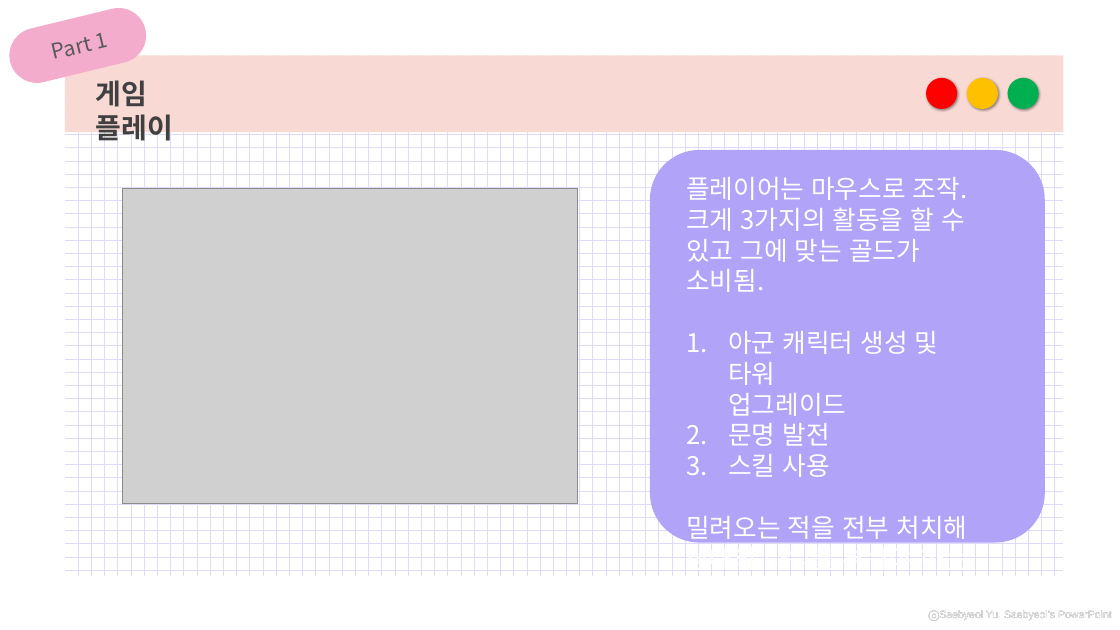
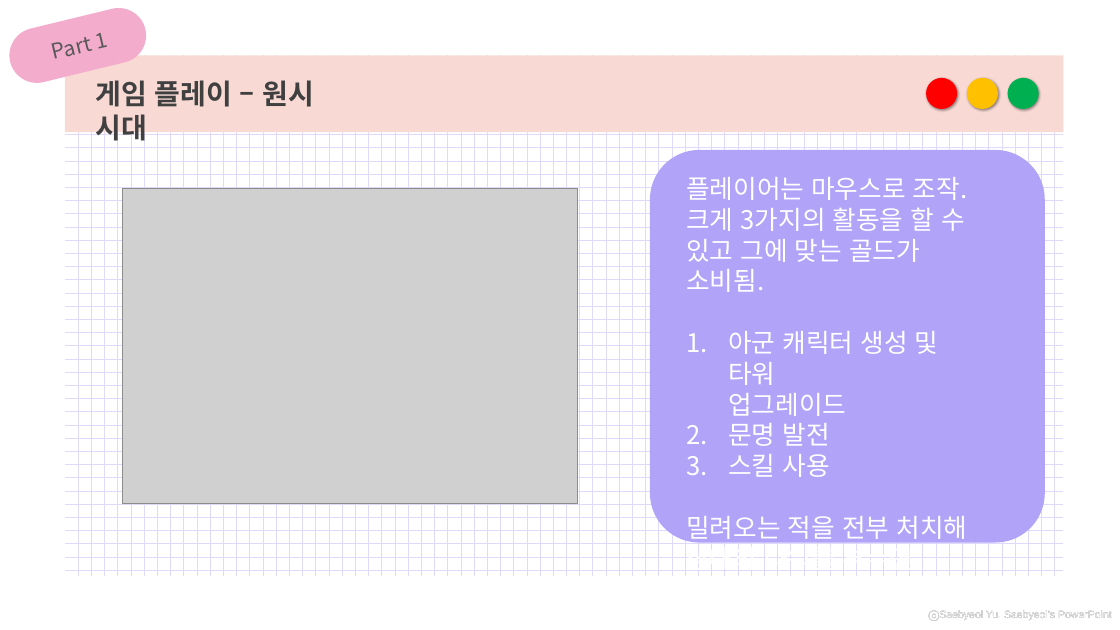
Before and after one commit to minjiyong/2DGP-Age_of_War, a slide deck: slide 4 of 2024 2DGP 1차발표 2021182012 민지용.pptx. Drawn at 1120x630 pixels with LibreOffice and Linux fonts; fonts in the diff are those of the drawing; grey boxes stand for pictures. Boxes give left, top, right and bottom in pixels: in the first picture for what was removed or moved away, otherwise in the second. Text is boxed around its words. In the diff, an @@ line names an element or a change of style, - is before the commit and + after.

```diff
--- a/2024 2DGP 1차발표 2021182012 민지용.pptx
+++ b/2024 2DGP 1차발표 2021182012 민지용.pptx
@@ text at <box>96,80,315,146</box>: text changed @@
-게임 플레이
+게임 플레이 – 원시 시대
```
Also in this commit, not shown: 1 slide added, 1 other file.
